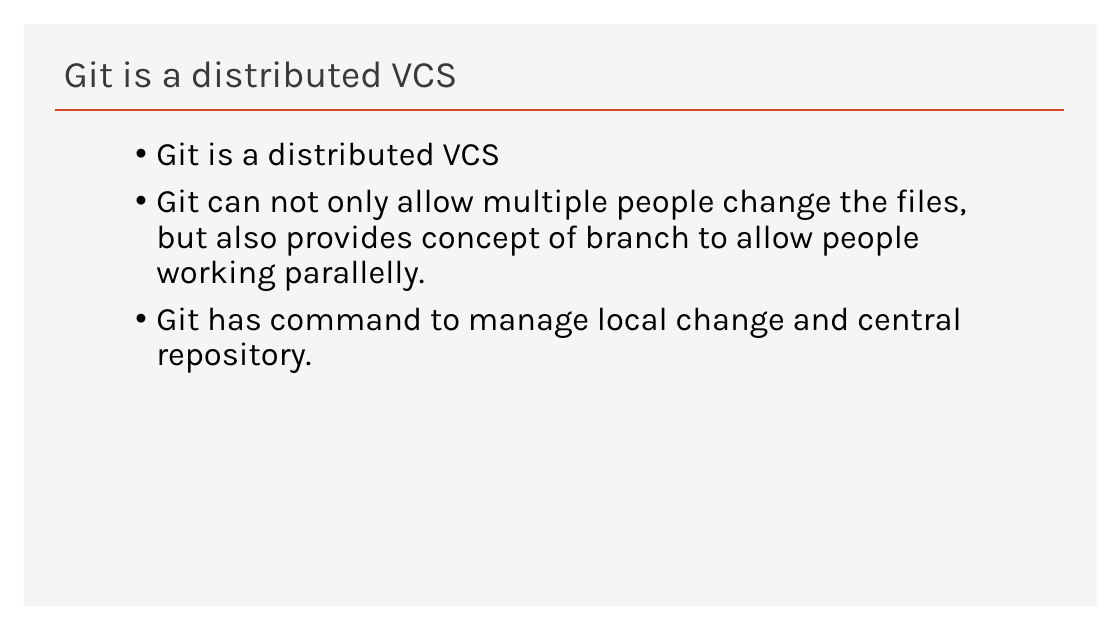
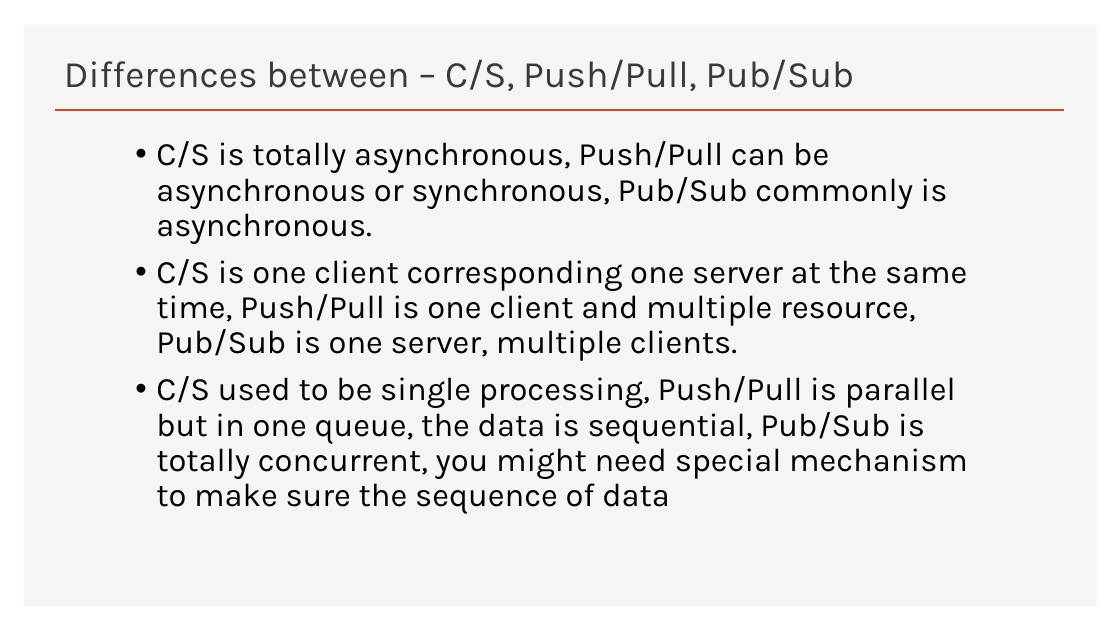
Before and after one commit to billyean/pyEx, a slide deck: slide 3 of sd/module7/BCE_7_3.pptx. Drawn at 1120x630 pixels with LibreOffice and Linux fonts; fonts in the diff are those of the drawing. Boxes give left, top, right and bottom in pixels: in the first picture for what was removed or moved away, otherwise in the second. Text is boxed around its words. In the diff, an @@ line names an element or a change of style, - is before the commit and + after.

```diff
--- a/sd/module7/BCE_7_3.pptx
+++ b/sd/module7/BCE_7_3.pptx
@@ title at bbox=[64, 59, 855, 91]: text changed @@
-Git is a distributed VCS
+Differences between – C/S, Push/Pull, Pub/Sub
@@ text at bbox=[156, 141, 968, 514]: text changed @@
-• Git is a distributed VCS
-• Git can not only allow multiple people change the files, but also provides concept of branch to allow people working parallelly.
-• Git has command to manage local change and central repository.
+• C/S is totally asynchronous, Push/Pull can be asynchronous or synchronous, Pub/Sub commonly is asynchronous.
+• C/S is one client corresponding one server at the same time, Push/Pull is one client and multiple resource, Pub/Sub is one server, multiple clients.
+• C/S used to be single processing, Push/Pull is parallel but in one queue, the data is sequential, Pub/Sub is totally concurrent, you might need special mechanism to make sure the sequence of data
```
Also in this commit, not shown: 3 slides added, 2 slides removed.
